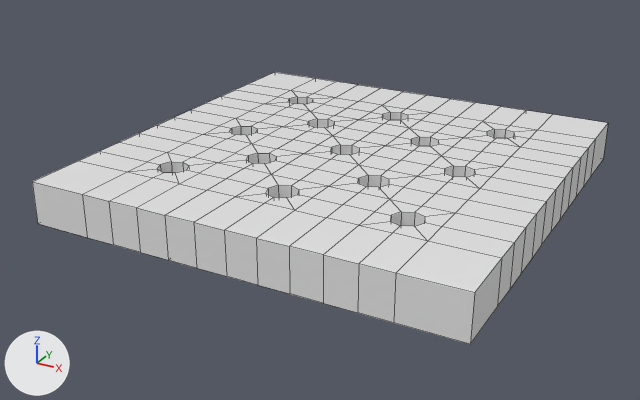
The Blender file Assets/Raw/Blender/floortrap.blend, before and after one commit.
Rendered twice from a camera (50 mm lens) standing at (1.79, -3.5, 1.56) and looking at (-0.07, -0.12, -0.13). Arrows for +X, +Y and +Z are at lower left; the lights stay in place. Mesh edges are drawn as thin lines.

Before the edit, the objects in view are built like this:
```python
me_cube = bpy.data.meshes.new('Cube')
me_cube.from_pydata(...)  # 427 vertices, 406 faces; spans x -1.0..1.0, y -1.0..1.0, z -1.0..1.0
me_cube.materials.append(mat_material)  # white #e7e7e7
ob_cube = bpy.data.objects.new('Cube', me_cube)
ob_cube.location = (0.0, 0.0, 0.0)
ob_cube.scale = (1.0, 1.0, 0.1)
```
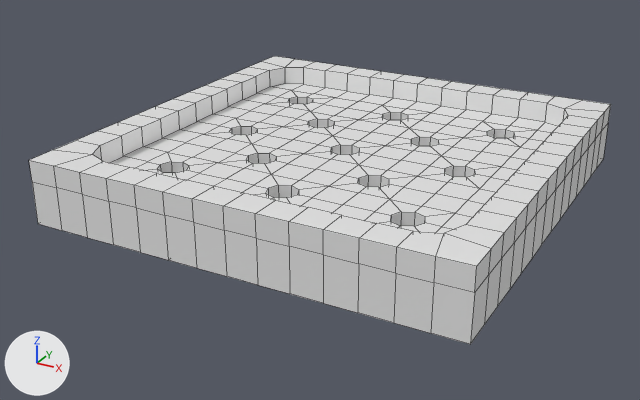
Where the newer file only moved an object's origin or applied its transform, the numbers keep the older frame.

Changed parts and their boxes [x1, y1, x2, y2] in the pictures (640 x 400 px):
```json
{"object": "Cube", "change": "reshaped", "before": [32, 72, 608, 344], "after": [29, 56, 611, 344]}
{"part": 1, "of": "me_cube", "change": "added", "after": [29, 56, 611, 344]}
```

The change, as JSON lines over the scene's bpy script:
```json
{"block": "me_cube", "where": "# used by ob_cube; location = (0.0, 0.0, 0.0); scale = (1.0, 1.0, 0.1)"}
{"op": "remove", "block": "me_cube", "code": "me_cube.from_pydata(...)  # 427 vertices, 406 faces; spans x -1.0..1.0, y -1.0..1.0, z -1.0..1.0"}
{"op": "add", "block": "me_cube", "code": "me_cube.from_pydata(...)  # 595 vertices, 572 faces; spans x -1.0..1.0, y -1.0..1.0, z -1.0..2.0"}
{"block": "me_cube", "change": "me_cube part 1: 168 vertices added at x -1.0..1.0, y -1.0..1.0, z -1.0..2.0"}
```
